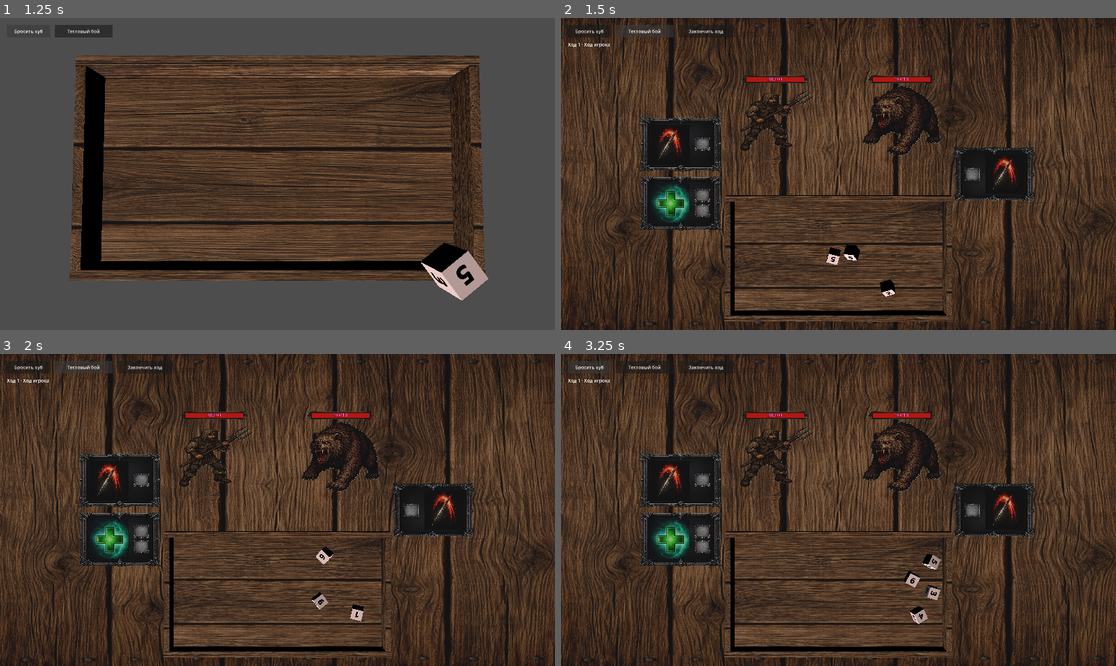
Above: before the commit, frames 1-4 (two rows, left to right).
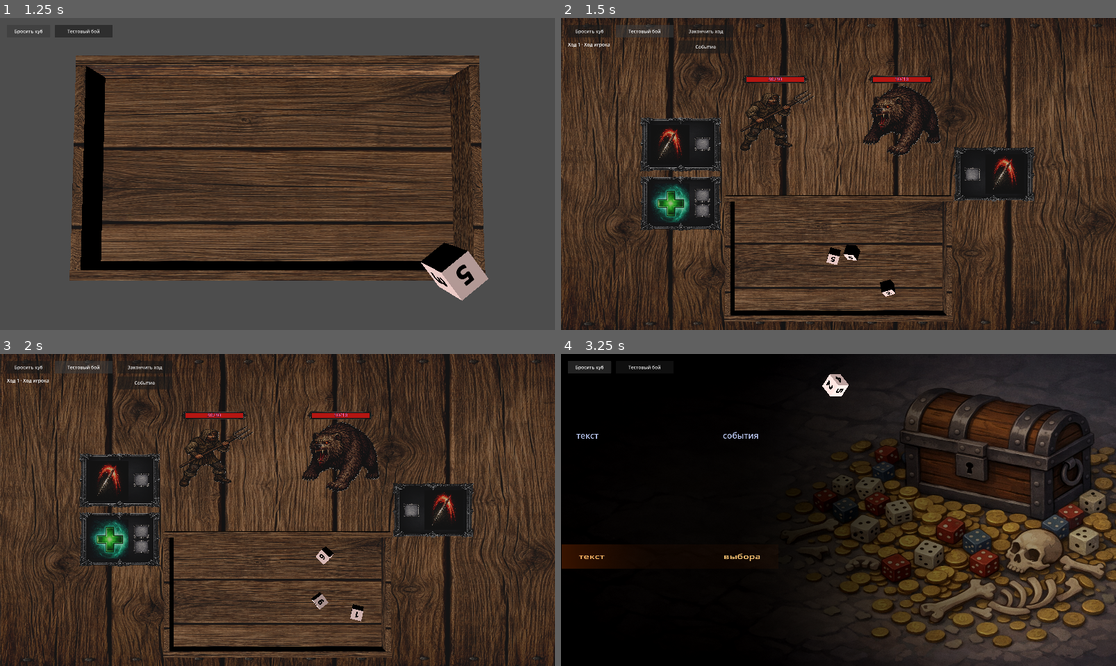
Above: after the commit, the same moments.

Repository: olegbogai-web/dicegame
Game: Godot game, scene res://scenes/board.tscn
Same seed, same stepped clock (60 frames per second), same inputs: the game is played once before the commit and once after it.
Inputs (mouse positions are in pixels of both pictures, inside the frame that each line leads up to):
- Up to frame 1 (1.25 s): click "Бросить куб" at 0.5 s
- Up to frame 2 (1.5 s): click "Тестовый бой" at 1.25 s
- Up to frame 3 (2 s): no input
- Up to frame 4 (3.25 s): click (705, 382) at 2 s, where only the run after the commit has a clickable "Событие"; click "Бросить куб" at 2.75 s

Frame 1 is identical in both runs. In frame 2, 0.2% of the frame differs, in the area x 21-31%, y 7-12%; in frame 3, 0.2%; in frame 4, 77%, in the area x 0-100%, y 0-100%.

Commit message:
Add standalone event room flow with test event content

Diff:
--- /dev/null
+++ b/content/events/definitions/choices/dice_hit_first.tres
@@ -0,0 +1,47 @@
+[gd_resource type="Resource" script_class="DiceDefinition" format=3]
+
+[ext_resource type="Script" path="res://content/dice/resources/dice_definition.gd" id="1_def"]
+[ext_resource type="Script" path="res://content/dice/resources/dice_face_definition.gd" id="2_face"]
+
+[sub_resource type="Resource" id="Face1"]
+script = ExtResource("2_face")
+text_value = "green"
+overlay_tint = Color(0.16470589, 0.65882355, 0.23921569, 1)
+text_color = Color(0.84313726, 1, 0.8627451, 1)
+
+[sub_resource type="Resource" id="Face2"]
+script = ExtResource("2_face")
+text_value = "green"
+overlay_tint = Color(0.16470589, 0.65882355, 0.23921569, 1)
+text_color = Color(0.84313726, 1, 0.8627451, 1)
+
+[sub_resource type="Resource" id="Face3"]
+script = ExtResource("2_face")
+text_value = "yellow"
+overlay_tint = Color(0.9137255, 0.70980394, 0.18431373, 1)
+text_color = Color(1, 0.9647059, 0.76862746, 1)
+
+[sub_resource type="Resource" id="Face4"]
+script = ExtResource("2_face")
+text_value = "yellow"
+overlay_tint = Color(0.9137255, 0.70980394, 0.18431373, 1)
+text_color = Color(1, 0.9647059, 0.76862746, 1)
+
+[sub_resource type="Resource" id="Face5"]
+script = ExtResource("2_face")
+text_value = "yellow"
+overlay_tint = Color(0.9137255, 0.70980394, 0.18431373, 1)
+text_color = Color(1, 0.9647059, 0.76862746, 1)
+
+[sub_resource type="Resource" id="Face6"]
+script = ExtResource("2_face")
+text_value = "yellow"
+overlay_tint = Color(0.9137255, 0.70980394, 0.18431373, 1)
+text_color = Color(1, 0.9647059, 0.76862746, 1)
+
+[resource]
+script = ExtResource("1_def")
+dice_name = "event_hit_first"
+size_multiplier = Vector3(2.7, 2.7, 2.7)
+base_color = Color(0.98, 0.95, 0.9, 1)
+faces = Array[ExtResource("2_face")]([SubResource("Face1"), SubResource("Face2"), SubResource("Face3"), SubResource("Face4"), SubResource("Face5"), SubResource("Face6")])
--- /dev/null
+++ b/content/events/definitions/choices/dice_open_chest.tres
@@ -0,0 +1,47 @@
+[gd_resource type="Resource" script_class="DiceDefinition" format=3]
+
+[ext_resource type="Script" path="res://content/dice/resources/dice_definition.gd" id="1_def"]
+[ext_resource type="Script" path="res://content/dice/resources/dice_face_definition.gd" id="2_face"]
+
+[sub_resource type="Resource" id="Face1"]
+script = ExtResource("2_face")
+text_value = "green"
+text_color = Color(0.84313726, 1, 0.8627451, 1)
+overlay_tint = Color(0.16470589, 0.65882355, 0.23921569, 1)
+
+[sub_resource type="Resource" id="Face2"]
+script = ExtResource("2_face")
+text_value = "green"
+text_color = Color(0.84313726, 1, 0.8627451, 1)
+overlay_tint = Color(0.16470589, 0.65882355, 0.23921569, 1)
+
+[sub_resource type="Resource" id="Face3"]
+script = ExtResource("2_face")
+text_value = "green"
+text_color = Color(0.84313726, 1, 0.8627451, 1)
+overlay_tint = Color(0.16470589, 0.65882355, 0.23921569, 1)
+
+[sub_resource type="Resource" id="Face4"]
+script = ExtResource("2_face")
+text_value = "green"
+text_color = Color(0.84313726, 1, 0.8627451, 1)
+overlay_tint = Color(0.16470589, 0.65882355, 0.23921569, 1)
+
+[sub_resource type="Resource" id="Face5"]
+script = ExtResource("2_face")
+text_value = "yellow"
+text_color = Color(1, 0.9647059, 0.76862746, 1)
+overlay_tint = Color(0.9137255, 0.70980394, 0.18431373, 1)
+
+[sub_resource type="Resource" id="Face6"]
+script = ExtResource("2_face")
+text_value = "red"
+text_color = Color(1, 0.8745098, 0.8745098, 1)
+overlay_tint = Color(0.76862746, 0.20392157, 0.20392157, 1)
+
+[resource]
+script = ExtResource("1_def")
+dice_name = "event_open_chest"
+size_multiplier = Vector3(2.7, 2.7, 2.7)
+base_color = Color(0.98, 0.95, 0.9, 1)
+faces = Array[ExtResource("2_face")]([SubResource("Face1"), SubResource("Face2"), SubResource("Face3"), SubResource("Face4"), SubResource("Face5"), SubResource("Face6")])
--- /dev/null
+++ b/content/events/definitions/choices/dice_walk_away.tres
@@ -0,0 +1,47 @@
+[gd_resource type="Resource" script_class="DiceDefinition" format=3]
+
+[ext_resource type="Script" path="res://content/dice/resources/dice_definition.gd" id="1_def"]
+[ext_resource type="Script" path="res://content/dice/resources/dice_face_definition.gd" id="2_face"]
+
+[sub_resource type="Resource" id="Face1"]
+script = ExtResource("2_face")
+text_value = "green"
+overlay_tint = Color(0.16470589, 0.65882355, 0.23921569, 1)
+text_color = Color(0.84313726, 1, 0.8627451, 1)
+
+[sub_resource type="Resource" id="Face2"]
+script = ExtResource("2_face")
+text_value = "yellow"
+overlay_tint = Color(0.9137255, 0.70980394, 0.18431373, 1)
+text_color = Color(1, 0.9647059, 0.76862746, 1)
+
+[sub_resource type="Resource" id="Face3"]
+script = ExtResource("2_face")
+text_value = "yellow"
+overlay_tint = Color(0.9137255, 0.70980394, 0.18431373, 1)
+text_color = Color(1, 0.9647059, 0.76862746, 1)
+
+[sub_resource type="Resource" id="Face4"]
+script = ExtResource("2_face")
+text_value = "yellow"
+overlay_tint = Color(0.9137255, 0.70980394, 0.18431373, 1)
+text_color = Color(1, 0.9647059, 0.76862746, 1)
+
+[sub_resource type="Resource" id="Face5"]
+script = ExtResource("2_face")
+text_value = "yellow"
+overlay_tint = Color(0.9137255, 0.70980394, 0.18431373, 1)
+text_color = Color(1, 0.9647059, 0.76862746, 1)
+
+[sub_resource type="Resource" id="Face6"]
+script = ExtResource("2_face")
+text_value = "yellow"
+overlay_tint = Color(0.9137255, 0.70980394, 0.18431373, 1)
+text_color = Color(1, 0.9647059, 0.76862746, 1)
+
+[resource]
+script = ExtResource("1_def")
+dice_name = "event_walk_away"
+size_multiplier = Vector3(2.7, 2.7, 2.7)
+base_color = Color(0.98, 0.95, 0.9, 1)
+faces = Array[ExtResource("2_face")]([SubResource("Face1"), SubResource("Face2"), SubResource("Face3"), SubResource("Face4"), SubResource("Face5"), SubResource("Face6")])
--- /dev/null
+++ b/content/events/definitions/choices/test_hit_choice.tres
@@ -0,0 +1,29 @@
+[gd_resource type="Resource" script_class="EventChoiceDefinition" format=3]
+
+[ext_resource type="Script" path="res://content/events/resources/event_choice_definition.gd" id="1_choice"]
+[ext_resource type="Script" path="res://content/events/resources/event_outcome_definition.gd" id="2_outcome"]
+[ext_resource type="Resource" path="res://content/events/definitions/choices/dice_hit_first.tres" id="3_dice"]
+
+[sub_resource type="Resource" id="OutcomeGreen"]
+script = ExtResource("2_outcome")
+color_id = "green"
+result_text = "получите сокровище"
+
+[sub_resource type="Resource" id="OutcomeYellow"]
+script = ExtResource("2_outcome")
+color_id = "yellow"
+result_text = "сундук разбит. И содержимое вместе с ним. Возможно, до конца своих дней вы не узнаете, был ли это мимик или вам просто померещилось."
+
+[sub_resource type="Resource" id="OutcomeRed"]
+script = ExtResource("2_outcome")
+color_id = "red"
+result_text = "ничего не произошло"
+
+[resource]
+script = ExtResource("1_choice")
+choice_id = "hit_first"
+choice_text = "Сначала ударить по нему"
+dice_definition = ExtResource("3_dice")
+positive_outcome = SubResource("OutcomeGreen")
+neutral_outcome = SubResource("OutcomeYellow")
+negative_outcome = SubResource("OutcomeRed")
--- /dev/null
+++ b/content/events/definitions/choices/test_open_choice.tres
@@ -0,0 +1,29 @@
+[gd_resource type="Resource" script_class="EventChoiceDefinition" format=3]
+
+[ext_resource type="Script" path="res://content/events/resources/event_choice_definition.gd" id="1_choice"]
+[ext_resource type="Script" path="res://content/events/resources/event_outcome_definition.gd" id="2_outcome"]
+[ext_resource type="Resource" path="res://content/events/definitions/choices/dice_open_chest.tres" id="3_dice"]
+
+[sub_resource type="Resource" id="OutcomeGreen"]
+script = ExtResource("2_outcome")
+color_id = "green"
+result_text = "получите сокровище"
+
+[sub_resource type="Resource" id="OutcomeYellow"]
+script = ExtResource("2_outcome")
+color_id = "yellow"
+result_text = "сундук пуст"
+
+[sub_resource type="Resource" id="OutcomeRed"]
+script = ExtResource("2_outcome")
+color_id = "red"
+result_text = "это мимик!"
+
+[resource]
+script = ExtResource("1_choice")
+choice_id = "open"
+choice_text = "Открыть"
+dice_definition = ExtResource("3_dice")
+positive_outcome = SubResource("OutcomeGreen")
+neutral_outcome = SubResource("OutcomeYellow")
+negative_outcome = SubResource("OutcomeRed")
--- /dev/null
+++ b/content/events/definitions/choices/test_walk_choice.tres
@@ -0,0 +1,29 @@
+[gd_resource type="Resource" script_class="EventChoiceDefinition" format=3]
+
+[ext_resource type="Script" path="res://content/events/resources/event_choice_definition.gd" id="1_choice"]
+[ext_resource type="Script" path="res://content/events/resources/event_outcome_definition.gd" id="2_outcome"]
+[ext_resource type="Resource" path="res://content/events/definitions/choices/dice_walk_away.tres" id="3_dice"]
+
+[sub_resource type="Resource" id="OutcomeGreen"]
+script = ExtResource("2_outcome")
+color_id = "green"
+result_text = "вам улыбнулась удача"
+
+[sub_resource type="Resource" id="OutcomeYellow"]
+script = ExtResource("2_outcome")
+color_id = "yellow"
+result_text = "ничего не произошло"
+
+[sub_resource type="Resource" id="OutcomeRed"]
+script = ExtResource("2_outcome")
+color_id = "red"
+result_text = "ничего не произошло"
+
+[resource]
+script = ExtResource("1_choice")
+choice_id = "walk_away"
+choice_text = "Пройти мимо"
+dice_definition = ExtResource("3_dice")
+positive_outcome = SubResource("OutcomeGreen")
+neutral_outcome = SubResource("OutcomeYellow")
+negative_outcome = SubResource("OutcomeRed")
--- /dev/null
+++ b/content/events/definitions/events/test_event.tres
@@ -0,0 +1,15 @@
+[gd_resource type="Resource" script_class="EventDefinition" format=3]
+
+[ext_resource type="Script" path="res://content/events/resources/event_definition.gd" id="1_event"]
+[ext_resource type="Texture2D" path="res://assets/events/chess-govnes.png" id="2_bg"]
+[ext_resource type="Resource" path="res://content/events/definitions/choices/test_open_choice.tres" id="3_choice"]
+[ext_resource type="Resource" path="res://content/events/definitions/choices/test_hit_choice.tres" id="4_choice"]
+[ext_resource type="Resource" path="res://content/events/definitions/choices/test_walk_choice.tres" id="5_choice"]
+
+[resource]
+script = ExtResource("1_event")
+event_id = "test_event"
+display_name = "Тестовое событие"
+background_texture = ExtResource("2_bg")
+event_text = "текст события текст события текст события текст события текст события текст события текст события Открыть сундук?"
+choices = Array[ExtResource("3_choice"), ExtResource("4_choice"), ExtResource("5_choice")]
--- /dev/null
+++ b/content/events/resources/event_choice_definition.gd
@@ -0,0 +1,23 @@
+@tool
+extends Resource
+class_name EventChoiceDefinition
+
+@export var choice_id := ""
+@export var choice_text := ""
+@export var dice_definition: DiceDefinition
+@export var positive_outcome: EventOutcomeDefinition
+@export var neutral_outcome: EventOutcomeDefinition
+@export var negative_outcome: EventOutcomeDefinition
+@export var metadata: Dictionary = {}
+
+
+func get_outcome_by_color(color_id: String) -> EventOutcomeDefinition:
+	match color_id:
+		"green":
+			return positive_outcome
+		"yellow":
+			return neutral_outcome
+		"red":
+			return negative_outcome
+		_:
+			return null
--- /dev/null
+++ b/content/events/resources/event_definition.gd
@@ -0,0 +1,10 @@
+@tool
+extends Resource
+class_name EventDefinition
+
+@export var event_id := ""
+@export var display_name := ""
+@export var background_texture: Texture2D
+@export_multiline var event_text := ""
+@export var choices: Array[EventChoiceDefinition] = []
+@export var metadata: Dictionary = {}
--- /dev/null
+++ b/content/events/resources/event_outcome_definition.gd
@@ -0,0 +1,7 @@
+@tool
+extends Resource
+class_name EventOutcomeDefinition
+
+@export_enum("green", "yellow", "red") var color_id := "yellow"
+@export_multiline var result_text := ""
+@export var metadata: Dictionary = {}
--- a/scenes/battle_table.gd
+++ b/scenes/battle_table.gd
@@ -32,6 +32,7 @@
 @onready var _player_ability_template: MeshInstance3D = $ability_frame
 @onready var _monster_ability_template: MeshInstance3D = $ability_frame2
 @onready var _end_turn_button: Button = $UI/EndTurnButton
+@onready var _event_button: Button = $UI/EventButton
 @onready var _turn_status_label: Label = $UI/TurnStatusLabel
 
 var battle_room_data: BattleRoom
@@ -52,6 +53,8 @@
 	set_physics_process(true)
 	if _end_turn_button != null and not _end_turn_button.pressed.is_connected(_on_end_turn_button_pressed):
 		_end_turn_button.pressed.connect(_on_end_turn_button_pressed)
+	if _event_button != null and not _event_button.pressed.is_connected(_on_event_button_pressed):
+		_event_button.pressed.connect(_on_event_button_pressed)
 	if battle_room_data == null:
 		configure_from_battle_room(BattleRoomScript.create_test_battle_room())
 	else:
@@ -984,6 +987,10 @@
 	_advance_to_next_turn()
 
 
+func _on_event_button_pressed() -> void:
+	get_tree().change_scene_to_file("res://scenes/event_room.tscn")
+
+
 func _advance_to_next_turn() -> void:
 	if battle_room_data == null or _turn_transition_in_progress:
 		return
--- a/scenes/event_room.tscn
+++ b/scenes/event_room.tscn
@@ -4,6 +4,8 @@
 [ext_resource type="Texture2D" uid="uid://bxpuei70wl7q3" path="res://assets/events/chess-govnes.png" id="2_qvg7m"]
 [ext_resource type="Shader" uid="uid://bd34jl5c1gnfk" path="res://assets/shaders/orange_shader.gdshader" id="3_spmpp"]
 [ext_resource type="PackedScene" uid="uid://0ssqyi084mdh" path="res://scenes/board.tscn" id="4_m2rf8"]
+[ext_resource type="Script" path="res://scenes/scripts/event_room_controller.gd" id="5_controller"]
+[ext_resource type="Resource" path="res://content/events/definitions/events/test_event.tres" id="6_event"]
 
 [sub_resource type="ShaderMaterial" id="ShaderMaterial_6yyso"]
 render_priority = 0
@@ -21,10 +23,16 @@
 
 [sub_resource type="PlaneMesh" id="PlaneMesh_6yyso"]
 
+[sub_resource type="BoxShape3D" id="BoxShape3D_choice"]
+size = Vector3(1.0, 0.3, 1.0)
+
 [node name="Node3D" type="Node3D" unique_id=978277730]
+script = ExtResource("5_controller")
+event_definition = ExtResource("6_event")
 
 [node name="camera_event" type="Camera3D" parent="." unique_id=1850936957]
 transform = Transform3D(1, 0, 0, 0, -4.371139e-08, 1, 0, -1, -4.371139e-08, 0, 100, 0)
+current = true
 fov = 5.8
 
 [node name="DirectionalLight3D" type="DirectionalLight3D" parent="." unique_id=1305639632]
@@ -35,7 +43,7 @@
 pixel_size = 0.0025
 billboard = 1
 modulate = Color(0.72533303, 0.7739847, 0.93409675, 1)
-text = "текст события текст события текст события текст события текст события текст события текст события текст события текст события текст события текст события текст события текст события текст события текст события текст события текст события текст события текст события текст события "
+text = "текст события"
 horizontal_alignment = 3
 autowrap_mode = 3
 width = 700.0
@@ -50,11 +58,17 @@
 pixel_size = 0.007
 billboard = 1
 modulate = Color(1, 0.8039216, 0.48235294, 1)
-text = "текст выбора события текст выбора события текст выбора события"
+text = "текст выбора"
 outline_size = 4
 horizontal_alignment = 3
 autowrap_mode = 3
 width = 600.0
+
+[node name="click_hitbox" type="StaticBody3D" parent="choice_background"]
+transform = Transform3D(1, 0, 0, 0, 1, 0, 0, 0, 1, 0, 0, 0)
+
+[node name="collision" type="CollisionShape3D" parent="choice_background/click_hitbox"]
+shape = SubResource("BoxShape3D_choice")
 
 [node name="StaticBody3D" type="StaticBody3D" parent="." unique_id=734117236]
 transform = Transform3D(0.84, 0, 0, 0, 0.84, 0, 0, 0, 0.84, 9.05, 0.06, 5.05)
--- a/scenes/new_battle_table.tscn
+++ b/scenes/new_battle_table.tscn
@@ -199,6 +199,13 @@
 offset_bottom = 68.0
 text = "Закончить ход"
 
+[node name="EventButton" type="Button" parent="UI"]
+offset_left = 406.0
+offset_top = 78.0
+offset_right = 596.0
+offset_bottom = 122.0
+text = "Событие"
+
 [node name="TurnStatusLabel" type="Label" parent="UI" unique_id=151234003]
 offset_left = 24.0
 offset_top = 80.0
--- /dev/null
+++ b/scenes/scripts/event_room_controller.gd
@@ -0,0 +1,203 @@
+extends Node3D
+
+const Dice = preload("res://content/dice/dice.gd")
+const DiceThrowRequestScript = preload("res://content/dice/dice_throw_request.gd")
+
+@export var event_definition: EventDefinition
+@export var board_path: NodePath = ^"board"
+@export var event_text_path: NodePath = ^"text_event"
+@export var choice_template_path: NodePath = ^"choice_background"
+@export var background_path: NodePath = ^"background"
+@export_file("*.tscn") var fallback_scene_path := "res://scenes/new_battle_table.tscn"
+
+@onready var _board: BoardController = get_node_or_null(board_path)
+@onready var _event_text: Label3D = get_node_or_null(event_text_path)
+@onready var _choice_template: MeshInstance3D = get_node_or_null(choice_template_path)
+@onready var _background: MeshInstance3D = get_node_or_null(background_path)
+
+var _choice_entries: Array[Dictionary] = []
+var _active_dice: Dice
+var _initial_event_text_scale := Vector3.ONE
+var _initial_choice_scales: Array[Vector3] = []
+var _state := "await_choice"
+
+
+func _ready() -> void:
+	if event_definition == null:
+		push_warning("Event definition is not assigned for event_room.")
+		return
+	if _board != null:
+		var board_ui := _board.get_node_or_null(^"UI") as CanvasLayer
+		if board_ui != null:
+			board_ui.visible = false
+	if _event_text != null:
+		_initial_event_text_scale = _event_text.scale
+		_event_text.text = event_definition.event_text
+	_apply_background_texture()
+	_build_choice_views()
+
+
+func _unhandled_input(event: InputEvent) -> void:
+	if _state == "completed" and event.is_action_pressed("ui_accept"):
+		_return_to_fallback_scene()
+	if _state == "await_choice" and event is InputEventMouseButton:
+		var mouse_button_event := event as InputEventMouseButton
+		if mouse_button_event.button_index == MOUSE_BUTTON_LEFT and mouse_button_event.pressed:
+			_try_select_choice_from_mouse()
+
+
+func _build_choice_views() -> void:
+	if _choice_template == null:
+		return
+	_choice_entries.clear()
+	_initial_choice_scales.clear()
+
+	var choices := event_definition.choices
+	if choices.is_empty():
+		_choice_template.visible = false
+		return
+
+	var spacing := 0.8
+	var start_offset := -0.5 * spacing * float(max(choices.size() - 1, 0))
+	for index in choices.size():
+		var choice := choices[index]
+		if choice == null:
+			continue
+
+		var choice_node := _choice_template if index == 0 else _choice_template.duplicate() as MeshInstance3D
+		if index > 0:
+			choice_node.name = "choice_background_%d" % index
+			_choice_template.get_parent().add_child(choice_node)
+		var new_origin := choice_node.transform.origin
+		new_origin.z = _choice_template.transform.origin.z + start_offset + float(index) * spacing
+		choice_node.transform = Transform3D(choice_node.transform.basis, new_origin)
+		choice_node.visible = true
+
+		var text_choice := choice_node.get_node_or_null(^"text_choice") as Label3D
+		if text_choice != null:
+			text_choice.text = choice.choice_text
+
+		_initial_choice_scales.append(choice_node.scale)
+		_choice_entries.append({
+			"choice": choice,
+			"background": choice_node,
+			"text": text_choice,
+		})
+
+	if not _choice_entries.is_empty():
+		_choice_entries[0].get("background").input_ray_pickable = true
+		for entry in _choice_entries:
+			var background := entry.get("background") as MeshInstance3D
+			if background != null:
+				background.input_ray_pickable = true
+
+
+func _try_select_choice_from_mouse() -> void:
+	var viewport := get_viewport()
+	if viewport == null:
+		return
+	var camera := viewport.get_camera_3d()
+	if camera == null:
+		return
+	var mouse_pos := viewport.get_mouse_position()
+	var from := camera.project_ray_origin(mouse_pos)
+	var to := from + camera.project_ray_normal(mouse_pos) * 1000.0
+	var query := PhysicsRayQueryParameters3D.create(from, to)
+	var result := get_world_3d().direct_space_state.intersect_ray(query)
+	if result.is_empty():
+		return
+	var collider := result.get("collider") as Node
+	if collider == null:
+		return
+	for entry in _choice_entries:
+		var background := entry.get("background") as MeshInstance3D
+		if background == null:
+			continue
+		if collider == background or collider.is_ancestor_of(background) or background.is_ancestor_of(collider):
+			_start_choice_resolution(entry.get("choice") as EventChoiceDefinition)
+			return
+
+
+func _start_choice_resolution(choice: EventChoiceDefinition) -> void:
+	if choice == null or _state != "await_choice":
+		return
+	_state = "resolving"
+	await _collapse_event_view()
+	await _throw_and_wait_for_result(choice)
+
+
+func _collapse_event_view() -> void:
+	var tween := create_tween()
+	tween.set_parallel(true)
+	if _event_text != null:
+		tween.tween_property(_event_text, "scale:x", 0.02, 0.1)
+	for entry in _choice_entries:
+		var background := entry.get("background") as Node3D
+		var text_choice := entry.get("text") as Node3D
+		if background != null:
+			tween.tween_property(background, "scale:x", 0.02, 0.1)
+		if text_choice != null:
+			tween.tween_property(text_choice, "scale:x", 0.02, 0.1)
+	await tween.finished
+
+
+func _throw_and_wait_for_result(choice: EventChoiceDefinition) -> void:
+	if _board == null or choice.dice_definition == null:
+		_apply_outcome_text("Результат не определён.")
+		return
+
+	var request := DiceThrowRequestScript.create(_board.default_dice_scene)
+	request.extra_size_multiplier = Vector3(3.0, 3.0, 3.0)
+	request.metadata["definition"] = choice.dice_definition
+	var dice_list := _board.throw_dice([request])
+	if dice_list.is_empty() or not (dice_list[0] is Dice):
+		_apply_outcome_text("Результат не определён.")
+		return
+
+	_active_dice = dice_list[0] as Dice
+	await _await_dice_stop(_active_dice)
+	var top_face := _active_dice.get_top_face()
+	var color_id := "yellow"
+	if top_face != null and not top_face.text_value.is_empty():
+		color_id = top_face.text_value
+	_active_dice.queue_free()
+	_active_dice = null
+
+	var outcome := choice.get_outcome_by_color(color_id)
+	var result_text := outcome.result_text if outcome != null else "Результат не определён."
+	_apply_outcome_text(result_text)
+
+
+func _await_dice_stop(dice: Dice) -> void:
+	if dice == null:
+		return
+	while is_instance_valid(dice):
+		if dice.sleeping and dice.linear_velocity.length() < 0.05 and dice.angular_velocity.length() < 0.05:
+			return
+		await get_tree().physics_frame
+
+
+func _apply_outcome_text(result_text: String) -> void:
+	for entry in _choice_entries:
+		var background := entry.get("background") as MeshInstance3D
+		if background != null:
+			background.visible = false
+	if _event_text != null:
+		_event_text.text = result_text
+		_event_text.scale = _initial_event_text_scale
+	_state = "completed"
+
+
+func _apply_background_texture() -> void:
+	if _background == null or event_definition.background_texture == null:
+		return
+	var material := _background.material_override as ShaderMaterial
+	if material == null:
+		return
+	material.set_shader_parameter("background", event_definition.background_texture)
+
+
+func _return_to_fallback_scene() -> void:
+	if fallback_scene_path.is_empty():
+		return
+	get_tree().change_scene_to_file(fallback_scene_path)
